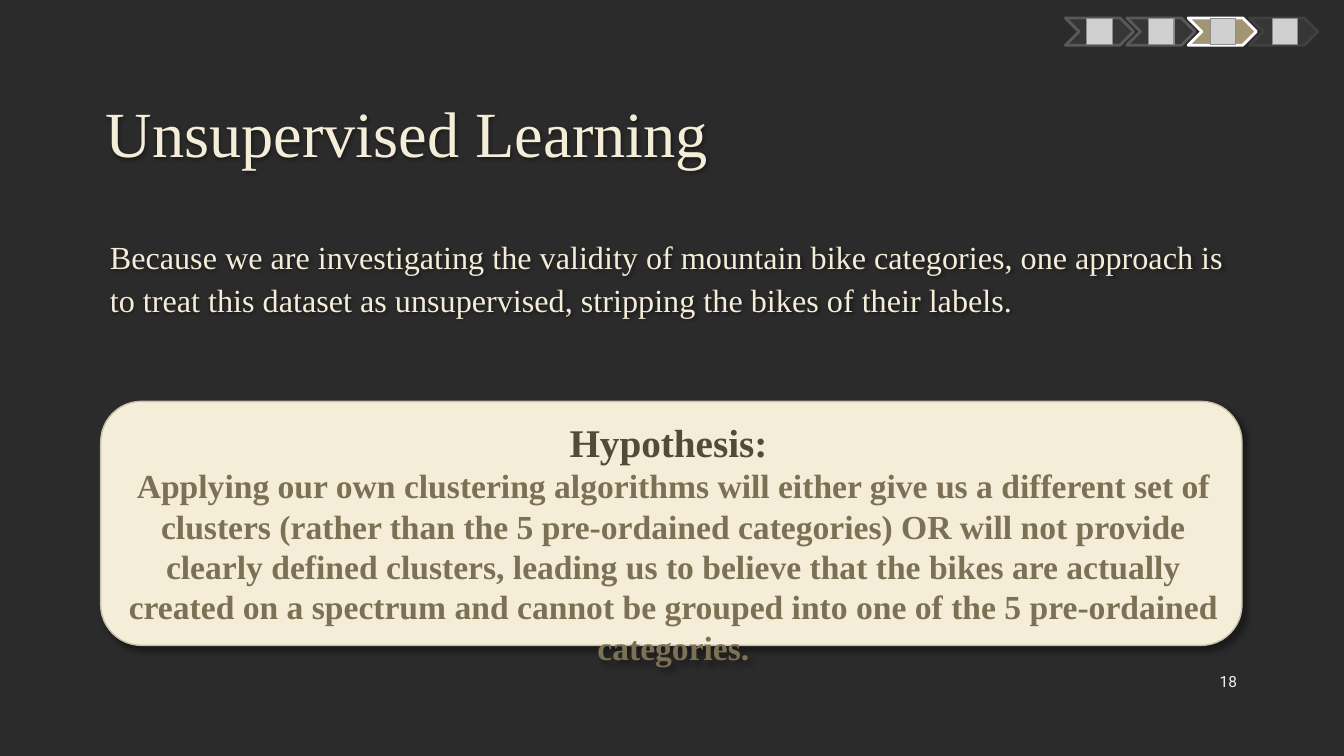
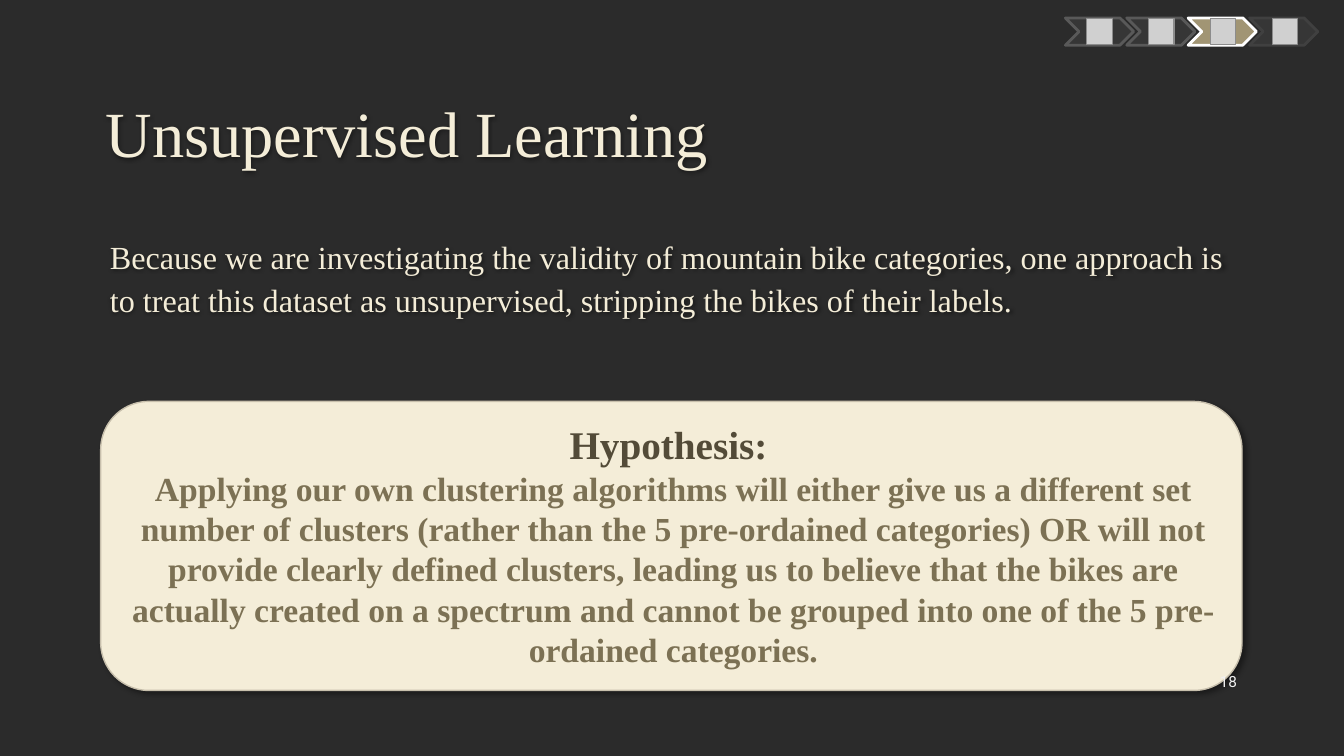
Before and after one commit to mczerwin/MTB-Categorization-Analysis, a slide deck: slide 18 of Reports/MTB Data Analysis Presentation.pptx. Drawn at 1344x756 pixels with LibreOffice and Linux fonts; fonts in the diff are those of the drawing; grey boxes stand for pictures; background and template pictures are left out; a plain dark background stands for a picture behind light text. Boxes give left, top, right and bottom in pixels: in the first picture for what was removed or moved away, otherwise in the second. Text is boxed around its words. In the diff, an @@ line names an element or a change of style, - is before the commit and + after.

Commit message:
Final Changes to Presentation

```diff
--- a/Reports/MTB Data Analysis Presentation.pptx
+++ b/Reports/MTB Data Analysis Presentation.pptx
@@ rounded rectangle "Hypothesis:": place and size @@
-rounded rectangle "Hypothesis:" at (101,401,1242,645)
+rounded rectangle "Hypothesis:" at (101,401,1242,691)
@@ text in rounded rectangle at (132,477,1214,668): text changed @@
-Applying our own clustering algorithms will either give us a different set of clusters (rather than the 5 pre-ordained categories) OR will not provide clearly defined clusters, leading us to believe that the bikes are actually created on a spectrum and cannot be grouped into one of the 5 pre-ordained categories.
+Applying our own clustering algorithms will either give us a different set number of clusters (rather than the 5 pre-ordained categories) OR will not provide clearly defined clusters, leading us to believe that the bikes are actually created on a spectrum and cannot be grouped into one of the 5 pre-ordained categories.
```
Also in this commit, not shown: 5 other slides changed.
